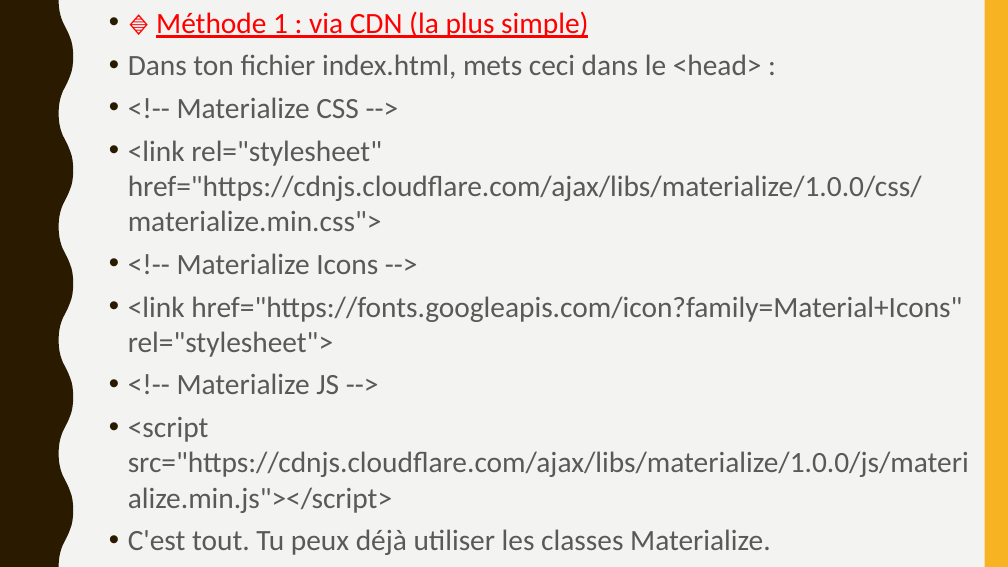
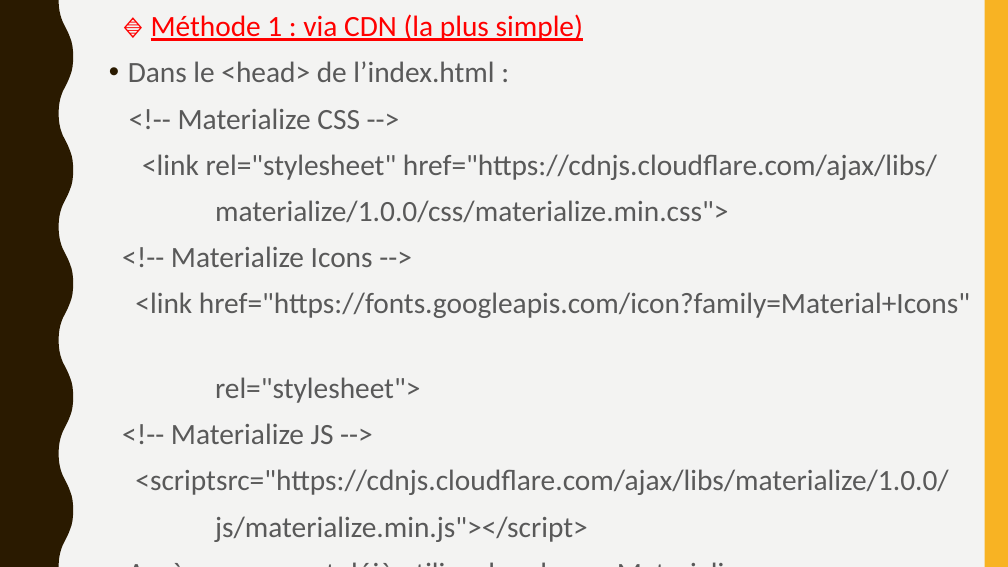
Before and after one commit to fandresenamisaina/offshore, a slide deck: slide 5 of Materialize (framework).pptx. Drawn at 1008x567 pixels with LibreOffice and Linux fonts; fonts in the diff are those of the drawing. Boxes give left, top, right and bottom in pixels: in the first picture for what was removed or moved away, otherwise in the second. Text is boxed around its words. In the diff, an @@ line names an element or a change of style, - is before the commit and + after.

Commit message:
ajout fichier

```diff
--- a/Materialize (framework).pptx
+++ b/Materialize (framework).pptx
@@ text at box(151, 14, 583, 444): bullet • to none; line spacing 1 to 1.1 @@
@@ text at box(128, 61, 494, 82): text changed @@
-• Dans ton fichier index.html, mets ceci dans le <head> :
+• Dans le <head> de l’index.html :
@@ text at box(142, 154, 937, 222): text changed @@
-• <link rel="stylesheet" href="https://cdnjs.cloudflare.com/ajax/libs/materialize/1.0.0/css/materialize.min.css">
+<link rel="stylesheet" href="https://cdnjs.cloudflare.com/ajax/libs/
+materialize/1.0.0/css/materialize.min.css">
@@ text at box(135, 292, 970, 403): text changed @@
-• <link href="https://fonts.googleapis.com/icon?family=Material+Icons" rel="stylesheet">
+<link href="https://fonts.googleapis.com/icon?family=Material+Icons"
+rel="stylesheet">
@@ text at box(135, 469, 948, 542): text changed @@
-• <script src="https://cdnjs.cloudflare.com/ajax/libs/materialize/1.0.0/js/materialize.min.js"></script>
-• C'est tout. Tu peux déjà utiliser les classes Materialize.
+<scriptsrc="https://cdnjs.cloudflare.com/ajax/libs/materialize/1.0.0/
+js/materialize.min.js"></script>
+• Après ça, on peut déjà utiliser les classes Materialize.
```
Also in this commit, not shown: 6 other slides changed.
